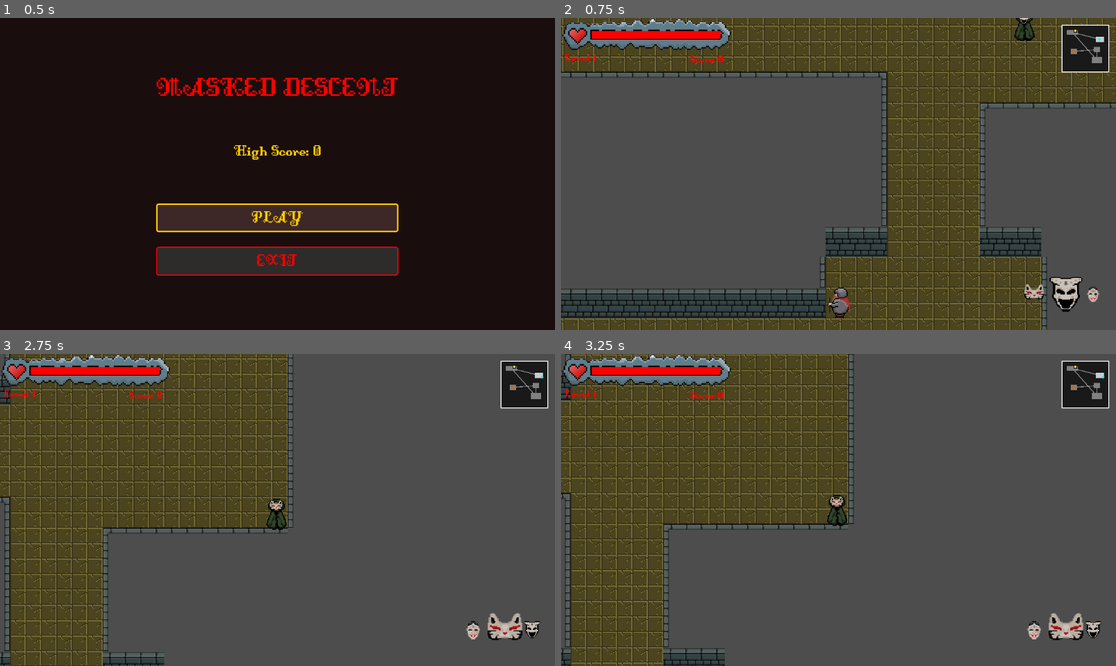
Above: before the commit, frames 1-4 (two rows, left to right).
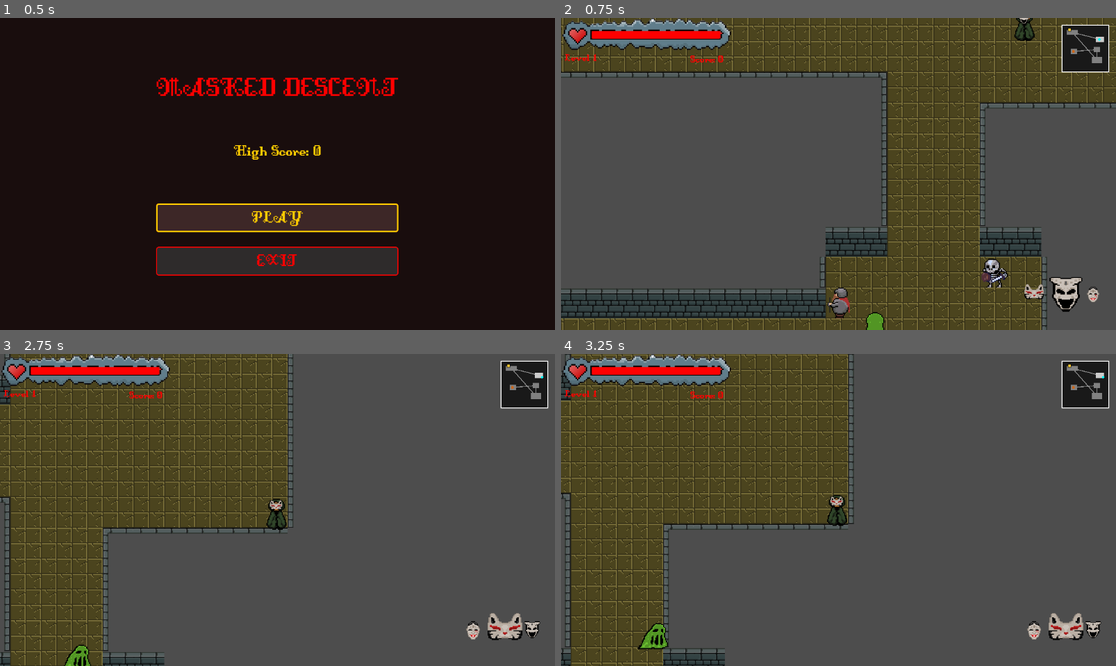
Above: after the commit, the same moments.

Repository: afilipovski/masked-descent
Game: Godot game, scene res://scenes/ui/main_menu.tscn
Two runs of this game, one before a commit and one after it. Both use one fixed random seed, a clock stepped at 60 frames per second and the inputs below. Sound files missing from this copy of the repository are replaced by a short silence.
Inputs:
- Up to frame 1 (0.5 s): no input
- Up to frame 2 (0.75 s): click "PLAY" at 0.5 s
- Up to frame 3 (2.75 s): tap Enter (ui_accept) at 1.25, 1.52, 2.27 s; hold D (move_right) 1.28-2.03 s; tap E (Interact) at 1.35 s; hold S (move_down) from 2.03 s (still down); tap Tab (cycle_mask) at 2.1 s
- Up to frame 4 (3.25 s): release S (move_down) at 2.78 s; hold D (move_right) from 2.78 s (still down); tap Shift (sprint) at 2.85 s

Frame 1 is identical in both runs. In frame 2, 0.5% of the frame differs, in the area x 54-93%, y 3-100%; in frame 3, 0.2%; in frame 4, 0.3%.

Commit message:
add skeletons and slimes

Diff:
--- /dev/null
+++ b/scenes/enemies/skeleton.tscn
@@ -0,0 +1,102 @@
+[gd_scene format=3 uid="uid://bmppelmkn10hy"]
+
+[ext_resource type="Script" path="res://scripts/enemies/skeleton.gd" id="1_skeleton_script"]
+[ext_resource type="Texture2D" uid="uid://wrwp8dwxoa8n" path="res://assets/enemies/skeleton.png" id="1_uo8vp"]
+[ext_resource type="PackedScene" uid="uid://dlnsqouc8xk2q" path="res://scenes/effects/swoosh_attack.tscn" id="2_swoosh"]
+[ext_resource type="PackedScene" uid="uid://p7pbv3l0n55" path="res://scenes/death_effect.tscn" id="3_death"]
+
+[sub_resource type="AtlasTexture" id="AtlasTexture_5365w"]
+atlas = ExtResource("1_uo8vp")
+region = Rect2(0, 0, 32, 32)
+
+[sub_resource type="AtlasTexture" id="AtlasTexture_esykl"]
+atlas = ExtResource("1_uo8vp")
+region = Rect2(32, 0, 32, 32)
+
+[sub_resource type="AtlasTexture" id="AtlasTexture_038oa"]
+atlas = ExtResource("1_uo8vp")
+region = Rect2(0, 64, 32, 32)
+
+[sub_resource type="AtlasTexture" id="AtlasTexture_3mw36"]
+atlas = ExtResource("1_uo8vp")
+region = Rect2(32, 64, 32, 32)
+
+[sub_resource type="AtlasTexture" id="AtlasTexture_s0h66"]
+atlas = ExtResource("1_uo8vp")
+region = Rect2(0, 32, 32, 32)
+
+[sub_resource type="AtlasTexture" id="AtlasTexture_6ucyf"]
+atlas = ExtResource("1_uo8vp")
+region = Rect2(32, 32, 32, 32)
+
+[sub_resource type="SpriteFrames" id="SpriteFrames_8kogo"]
+animations = [{
+"frames": [{
+"duration": 1.0,
+"texture": SubResource("AtlasTexture_5365w")
+}, {
+"duration": 1.0,
+"texture": SubResource("AtlasTexture_esykl")
+}],
+"loop": true,
+"name": &"walk_down",
+"speed": 2.5
+}, {
+"frames": [{
+"duration": 1.0,
+"texture": SubResource("AtlasTexture_038oa")
+}],
+"loop": true,
+"name": &"walk_left",
+"speed": 5.0
+}, {
+"frames": [{
+"duration": 1.0,
+"texture": SubResource("AtlasTexture_3mw36")
+}],
+"loop": true,
+"name": &"walk_right",
+"speed": 5.0
+}, {
+"frames": [{
+"duration": 1.0,
+"texture": SubResource("AtlasTexture_s0h66")
+}, {
+"duration": 1.0,
+"texture": SubResource("AtlasTexture_6ucyf")
+}],
+"loop": true,
+"name": &"walk_up",
+"speed": 5.0
+}]
+
+[sub_resource type="CircleShape2D" id="CircleShape2D_body"]
+
+[sub_resource type="CircleShape2D" id="CircleShape2D_hitbox"]
+radius = 12.0
+
+[node name="Skeleton" type="CharacterBody2D"]
+collision_layer = 141
+collision_mask = 141
+script = ExtResource("1_skeleton_script")
+attack_effect_scene = ExtResource("2_swoosh")
+death_effect_scene = ExtResource("3_death")
+
+[node name="AnimatedSprite2D" type="AnimatedSprite2D" parent="."]
+sprite_frames = SubResource("SpriteFrames_8kogo")
+animation = &"walk_down"
+
+[node name="CollisionShape2D" type="CollisionShape2D" parent="."]
+position = Vector2(0, 4)
+shape = SubResource("CircleShape2D_body")
+
+[node name="Hitbox" type="Area2D" parent="."]
+collision_layer = 137
+collision_mask = 137
+
+[node name="CollisionShape2D" type="CollisionShape2D" parent="Hitbox"]
+position = Vector2(0, 4)
+shape = SubResource("CircleShape2D_hitbox")
+
+[connection signal="body_entered" from="Hitbox" to="." method="_on_hitbox_body_entered"]
+[connection signal="body_exited" from="Hitbox" to="." method="_on_hitbox_body_exited"]
--- /dev/null
+++ b/scenes/enemies/slime.tscn
@@ -0,0 +1,100 @@
+[gd_scene format=3 uid="uid://crhu1sgkt7163"]
+
+[ext_resource type="Texture2D" uid="uid://ckipjbcrg7li7" path="res://assets/enemies/slime.png" id="1_rldp6"]
+[ext_resource type="Script" uid="uid://d3lyc24kaf63a" path="res://scripts/enemies/slime.gd" id="1_slime_script"]
+[ext_resource type="PackedScene" uid="uid://p7pbv3l0n55" path="res://scenes/death_effect.tscn" id="3_death"]
+
+[sub_resource type="AtlasTexture" id="AtlasTexture_ahq63"]
+atlas = ExtResource("1_rldp6")
+region = Rect2(0, 0, 32, 32)
+
+[sub_resource type="AtlasTexture" id="AtlasTexture_4h4y0"]
+atlas = ExtResource("1_rldp6")
+region = Rect2(32, 0, 32, 32)
+
+[sub_resource type="AtlasTexture" id="AtlasTexture_b58ev"]
+atlas = ExtResource("1_rldp6")
+region = Rect2(32, 64, 32, 32)
+
+[sub_resource type="AtlasTexture" id="AtlasTexture_ankfk"]
+atlas = ExtResource("1_rldp6")
+region = Rect2(0, 64, 32, 32)
+
+[sub_resource type="AtlasTexture" id="AtlasTexture_e12yk"]
+atlas = ExtResource("1_rldp6")
+region = Rect2(0, 32, 32, 32)
+
+[sub_resource type="AtlasTexture" id="AtlasTexture_bhme6"]
+atlas = ExtResource("1_rldp6")
+region = Rect2(32, 32, 32, 32)
+
+[sub_resource type="SpriteFrames" id="SpriteFrames_jdcec"]
+animations = [{
+"frames": [{
+"duration": 1.0,
+"texture": SubResource("AtlasTexture_ahq63")
+}, {
+"duration": 1.0,
+"texture": SubResource("AtlasTexture_4h4y0")
+}],
+"loop": true,
+"name": &"walk_down",
+"speed": 5.0
+}, {
+"frames": [{
+"duration": 1.0,
+"texture": SubResource("AtlasTexture_b58ev")
+}],
+"loop": true,
+"name": &"walk_left",
+"speed": 5.0
+}, {
+"frames": [{
+"duration": 1.0,
+"texture": SubResource("AtlasTexture_ankfk")
+}],
+"loop": true,
+"name": &"walk_right",
+"speed": 5.0
+}, {
+"frames": [{
+"duration": 1.0,
+"texture": SubResource("AtlasTexture_e12yk")
+}, {
+"duration": 1.0,
+"texture": SubResource("AtlasTexture_bhme6")
+}],
+"loop": true,
+"name": &"walk_up",
+"speed": 5.0
+}]
+
+[sub_resource type="CircleShape2D" id="CircleShape2D_body"]
+
+[sub_resource type="CircleShape2D" id="CircleShape2D_hitbox"]
+radius = 12.0
+
+[node name="Slime" type="CharacterBody2D" unique_id=2053316662]
+collision_layer = 141
+collision_mask = 141
+script = ExtResource("1_slime_script")
+death_effect_scene = ExtResource("3_death")
+
+[node name="AnimatedSprite2D" type="AnimatedSprite2D" parent="." unique_id=271713622]
+sprite_frames = SubResource("SpriteFrames_jdcec")
+animation = &"walk_down"
+
+[node name="CollisionShape2D" type="CollisionShape2D" parent="." unique_id=1768458770]
+position = Vector2(0, 4)
+shape = SubResource("CircleShape2D_body")
+
+[node name="Hitbox" type="Area2D" parent="." unique_id=1892598637]
+collision_layer = 137
+collision_mask = 137
+
+[node name="CollisionShape2D" type="CollisionShape2D" parent="Hitbox" unique_id=2110263244]
+position = Vector2(0, 4)
+shape = SubResource("CircleShape2D_hitbox")
+
+[connection signal="body_entered" from="Hitbox" to="." method="_on_hitbox_body_entered"]
+[connection signal="body_exited" from="Hitbox" to="." method="_on_hitbox_body_exited"]
--- /dev/null
+++ b/scenes/enemy_projectile.tscn
@@ -0,0 +1,19 @@
+[gd_scene format=3 uid="uid://bdcvl5n6uxv8k"]
+
+[ext_resource type="Script" path="res://scripts/enemy_projectile.gd" id="1_enemy_proj"]
+[ext_resource type="Texture2D" path="res://assets/enemies/slime_ball.png" id="2_slime_ball"]
+
+[sub_resource type="RectangleShape2D" id="RectangleShape2D_enemy"]
+size = Vector2(8, 8)
+
+[node name="EnemyProjectile" type="Area2D"]
+collision_layer = 16
+collision_mask = 8
+script = ExtResource("1_enemy_proj")
+
+[node name="Sprite2D" type="Sprite2D" parent="."]
+scale = Vector2(0.5, 0.5)
+texture = ExtResource("2_slime_ball")
+
+[node name="CollisionShape2D" type="CollisionShape2D" parent="."]
+shape = SubResource("RectangleShape2D_enemy")
--- a/scripts/dungeon_generator.gd
+++ b/scripts/dungeon_generator.gd
@@ -24,6 +24,8 @@
 const ATLAS_COORDS = Vector2i(0, 0)
 
 const ENEMY_SCENE = preload("res://scenes/enemies/dwarf.tscn")
+const SKELETON_SCENE = preload("res://scenes/enemies/skeleton.tscn")
+const SLIME_SCENE = preload("res://scenes/enemies/slime.tscn")
 const CHEST_SCENE = preload("res://scenes/interactables/treasure_chest.tscn")
 const AMBIENCE := preload("res://assets/music/background_music.ogg")
 @export var door_open_sound: AudioStream
@@ -290,8 +292,102 @@
 			get_parent().add_child.call_deferred(enemy_instance)
 			enemies_spawned += 1
 
-	print("Total enemies spawned: ", enemies_spawned)
+	# Spawn skeletons in groups across available rooms
+	var skeleton_count = spawn_skeletons(6)
+	enemies_spawned += skeleton_count
+
+	# Spawn slimes individually across rooms
+	var slime_count = spawn_slimes(3)
+	enemies_spawned += slime_count
+
+	print("Total enemies spawned: ", enemies_spawned, " (including ", skeleton_count, " skeletons and ", slime_count, " slimes)")
 	return enemies_spawned
+
+func spawn_skeletons(count: int) -> int:
+	# Get available rooms (skip first and last)
+	var available_rooms = range(1, rooms.size() - 1)
+	if available_rooms.size() == 0:
+		print("No available rooms to spawn skeletons")
+		return 0
+
+	# Create groups with at least 2-3 skeletons each
+	var min_group_size = 2
+	var max_groups = min(available_rooms.size(), count / min_group_size)
+	var num_groups = max(2, max_groups)  # At least 2 groups
+
+	print("Spawning ", count, " skeletons in ", num_groups, " groups")
+
+	# Distribute skeletons across groups (ensure each group has at least min_group_size)
+	var groups = []
+	var remaining_skeletons = count
+
+	# Give minimum skeletons to each group first
+	for i in range(num_groups):
+		groups.append(min_group_size)
+		remaining_skeletons -= min_group_size
+
+	# Distribute remaining skeletons
+	var dist_index = 0
+	while remaining_skeletons > 0:
+		groups[dist_index] += 1
+		remaining_skeletons -= 1
+		dist_index = (dist_index + 1) % num_groups
+
+	# Select random rooms for groups
+	var selected_rooms = []
+	var available_copy = available_rooms.duplicate()
+	for i in range(num_groups):
+		if available_copy.size() == 0:
+			break
+		var room_index = available_copy[randi() % available_copy.size()]
+		selected_rooms.append(room_index)
+		available_copy.erase(room_index)  # Remove to avoid duplicate rooms
+
+	var skeleton_counter = 0
+	for group_index in range(min(num_groups, selected_rooms.size())):
+		var room_index = selected_rooms[group_index]
+		var room = rooms[room_index]
+		var skeletons_in_group = groups[group_index]
+
+		print("Group ", group_index + 1, ": Spawning ", skeletons_in_group, " skeletons together in room ", room_index)
+
+		for i in range(skeletons_in_group):
+			var skeleton_instance = SKELETON_SCENE.instantiate()
+			var spawn_pos = get_random_position_in_room(room)
+			skeleton_instance.global_position = map_to_local(spawn_pos)
+			skeleton_instance.tree_exited.connect(_on_enemy_died)
+			get_parent().add_child.call_deferred(skeleton_instance)
+
+			skeleton_counter += 1
+			print("Spawned skeleton ", skeleton_counter, " at position ", spawn_pos)
+
+	return skeleton_counter
+
+func spawn_slimes(count: int) -> int:
+	# Get available rooms (skip first and last)
+	var available_rooms = range(1, rooms.size() - 1)
+	if available_rooms.size() == 0:
+		print("No available rooms to spawn slimes")
+		return 0
+
+	print("Spawning ", count, " slimes individually across rooms")
+
+	var slime_counter = 0
+	for i in range(count):
+		# Pick a random room for each slime
+		var room_index = available_rooms[randi() % available_rooms.size()]
+		var room = rooms[room_index]
+
+		var slime_instance = SLIME_SCENE.instantiate()
+		var spawn_pos = get_random_position_in_room(room)
+		slime_instance.global_position = map_to_local(spawn_pos)
+		slime_instance.tree_exited.connect(_on_enemy_died)
+		get_parent().add_child.call_deferred(slime_instance)
+
+		slime_counter += 1
+		print("Spawned slime ", slime_counter, " in room ", room_index, " at position ", spawn_pos)
+
+	return slime_counter
 
 func get_random_position_in_room(room: Rect2i) -> Vector2i:
 	# Collect all floor tiles in the room
--- a/scripts/enemies/fast.gd
+++ b/scripts/enemies/fast.gd
@@ -1,4 +1,4 @@
-extends "res://scripts/enemies/base_enemy.gd"
+extends "res://scripts/enemies/base.gd"
 class_name FastEnemy
 
 func _on_ready():
--- /dev/null
+++ b/scripts/enemies/skeleton.gd
@@ -0,0 +1,84 @@
+extends "res://scripts/enemies/base.gd"
+class_name SkeletonEnemy
+
+@export var knockback_force: float = 200.0
+@export var attack_recoil_time: float = 0.5
+@export var attack_effect_scene: PackedScene
+
+var attack_recoil_timer: float = 0.0
+
+func _on_ready():
+	speed = 100.0
+	health = 5
+	max_health = 5
+	damage = 1
+	detection_range = 150.0
+
+func _update_movement(_delta: float):
+	if _handle_attack_recoil(_delta):
+		return
+	_update_animation()
+
+	chase_player()
+
+func _update_animation():
+	var animated_sprite = $AnimatedSprite2D
+	if not animated_sprite or velocity.length() <= 0:
+		return
+
+	if abs(velocity.y) > abs(velocity.x):
+		if velocity.y < 0:
+			animated_sprite.play("walk_up")
+		else:
+			animated_sprite.play("walk_down")
+	else:
+		if velocity.x < 0:
+			animated_sprite.play("walk_left")
+		else:
+			animated_sprite.play("walk_right")
+
+func _handle_attack_recoil(_delta: float):
+	## Handle attack recoil - skeleton stops and steps back slightly, returns true if occurred
+	if attack_recoil_timer <= 0:
+		return false
+
+	attack_recoil_timer -= _delta
+	if player:
+		var retreat_direction = (global_position - player.global_position).normalized()
+		velocity = retreat_direction * speed * 0.4
+		return true
+
+	velocity = Vector2.ZERO
+	return false
+
+func _physics_process(_delta: float) -> void:
+	if not player:
+		find_player()
+		return
+
+	_update_movement(_delta)
+	move_and_slide()
+
+func deal_damage_to_player(player_body: Node2D):
+	_play_attack_effect(player_body)
+	if !player_body.has_method("take_damage"):
+		return
+
+	player_body.take_damage(damage)
+
+	if !player_body.has_method("apply_knockback"):
+		return
+	var knockback_direction = (player_body.global_position - global_position).normalized()
+	player_body.apply_knockback(knockback_direction * knockback_force)
+
+	attack_recoil_timer = attack_recoil_time
+
+func _play_attack_effect(player_body: Node2D):
+	if !attack_effect_scene:
+		return
+
+	var effect = attack_effect_scene.instantiate()
+	get_parent().add_child(effect)
+	effect.global_position = global_position
+	var attack_direction = (player_body.global_position - global_position).normalized()
+	effect.set_direction(attack_direction)
--- /dev/null
+++ b/scripts/enemies/slime.gd
@@ -0,0 +1,119 @@
+extends "res://scripts/enemies/base.gd"
+class_name SlimeEnemy
+
+const PROJECTILE_SCENE = preload("res://scenes/enemy_projectile.tscn")
+
+@export var attack_range: float = 200.0
+@export var attack_cooldown: float = 0.8
+@export var projectile_speed: float = 200.0
+@export var projectile_damage: int = 2
+
+var last_attack_time: float = 0.0
+var is_attacking: bool = false
+
+func _on_ready():
+	speed = 80.0
+	health = 4
+	max_health = 4
+	damage = 1
+	detection_range = 220.0
+
+func _update_movement(_delta: float):
+	if not player:
+		velocity = Vector2.ZERO
+		return
+
+	var distance_to_player = global_position.distance_to(player.global_position)
+	var optimal_distance = attack_range * 0.8  # Stay at 80% of attack range
+
+	# If player is in attack range, try to attack
+	if distance_to_player <= attack_range and can_attack():
+		perform_ranged_attack()
+		velocity = Vector2.ZERO
+		_update_animation()
+		return
+
+	# Movement logic with deadzone to prevent jittering
+	var deadzone = 20.0  # Don't move if within this range of optimal distance
+
+	if distance_to_player < optimal_distance - deadzone:
+		# Too close - back away
+		var retreat_direction = (global_position - player.global_position).normalized()
+		velocity = retreat_direction * speed * 0.6
+	elif distance_to_player > optimal_distance + deadzone:
+		# Too far - move closer
+		var approach_direction = (player.global_position - global_position).normalized()
+		velocity = approach_direction * speed * 0.8
+	else:
+		# In optimal range - stop moving
+		velocity = Vector2.ZERO
+
+	_update_animation()
+
+func _update_animation():
+	var animated_sprite = $AnimatedSprite2D
+	if not animated_sprite or velocity.length() <= 0:
+		return
+
+	if abs(velocity.y) > abs(velocity.x):
+		if velocity.y < 0:
+			animated_sprite.play("walk_up")
+		else:
+			animated_sprite.play("walk_down")
+	else:
+		if velocity.x < 0:
+			animated_sprite.play("walk_left")
+		else:
+			animated_sprite.play("walk_right")
+
+func _physics_process(_delta: float) -> void:
+	if not player:
+		find_player()
+		return
+
+	last_attack_time += _delta
+	_update_movement(_delta)
+	move_and_slide()
+
+func can_attack() -> bool:
+	return last_attack_time >= attack_cooldown and can_detect_player()
+
+func perform_ranged_attack():
+	if not can_attack():
+		return
+
+	last_attack_time = 0.0
+	is_attacking = true
+
+	# Fire projectile toward player
+	fire_projectile()
+
+	print("Slime fired projectile at player!")
+
+func fire_projectile():
+	if not player:
+		return
+
+	var projectile = PROJECTILE_SCENE.instantiate()
+	get_parent().add_child(projectile)
+
+	# Position projectile slightly in front of slime to avoid self-collision
+	var direction = (player.global_position - global_position).normalized()
+	projectile.global_position = global_position + direction * 16
+
+	# Set projectile properties
+	projectile.set_direction(direction)
+	projectile.set_damage(projectile_damage)
+	projectile.set_speed(projectile_speed)
+
+	print("Slime fired projectile with ", projectile_damage, " damage at speed ", projectile_speed)
+
+# Override the base attack behavior - slimes don't do melee damage
+func deal_damage_to_player(_player_body: Node2D):
+	# Slimes only attack at range, no melee damage
+	pass
+
+# Make slimes less aggressive in melee range
+func _attack_player(player_body: Node2D):
+	# Don't attack in melee range, slimes prefer ranged combat
+	pass
--- /dev/null
+++ b/scripts/enemy_projectile.gd
@@ -0,0 +1,66 @@
+extends Area2D
+
+var direction: Vector2 = Vector2.RIGHT
+var speed = 200.0
+var lifetime = 1.5
+var max_distance = 400.0
+var traveled_distance = 0.0
+var damage = 2
+
+func set_direction(new_direction: Vector2) -> void:
+	direction = new_direction.normalized()
+	rotation = direction.angle()
+
+func set_damage(new_damage: int) -> void:
+	damage = new_damage
+
+func set_speed(new_speed: float) -> void:
+	speed = new_speed
+
+func _ready():
+	# Connect collision signals
+	body_entered.connect(_on_body_entered)
+	# Set collision detection
+	monitoring = true
+	monitorable = false
+
+func _physics_process(delta: float) -> void:
+	lifetime -= delta
+	if lifetime <= 0:
+		_despawn()
+		return
+
+	# Move the projectile
+	var movement = direction * speed * delta
+	position += movement
+	traveled_distance += movement.length()
+
+	if traveled_distance >= max_distance:
+		_despawn()
+
+func _on_body_entered(body: Node2D) -> void:
+	print("Enemy projectile hit body: ", body.name, " groups: ", body.get_groups())
+
+	# Check if it's the player
+	if body.is_in_group(Groups.PLAYER):
+		_damage_player(body)
+		_despawn()
+	# Ignore enemies
+	elif body.is_in_group(Groups.ENEMY):
+		print("Projectile ignoring enemy")
+		return
+	# Hit wall or other solid object
+	else:
+		print("Projectile hit obstacle, despawning")
+		_despawn()
+
+func _damage_player(player: Node2D) -> void:
+	if player.has_method("take_damage"):
+		player.take_damage(damage)
+		print("Enemy projectile dealt ", damage, " damage to player!")
+	else:
+		print("Player doesn't have take_damage method!")
+
+func _despawn() -> void:
+	print("Enemy projectile despawning")
+	queue_free()
Binary file added: assets/enemies/skeleton.png
Not shown, added: assets/enemies/skeleton.png.import
Binary file added: assets/enemies/slime.png
Not shown, added: assets/enemies/slime.png.import
Binary file added: assets/enemies/slime_ball.png
Not shown, added: assets/enemies/slime_ball.png.import
Not shown, added: scripts/enemies/skeleton.gd.uid
Not shown, added: scripts/enemies/slime.gd.uid
Not shown, added: scripts/enemy_projectile.gd.uid
